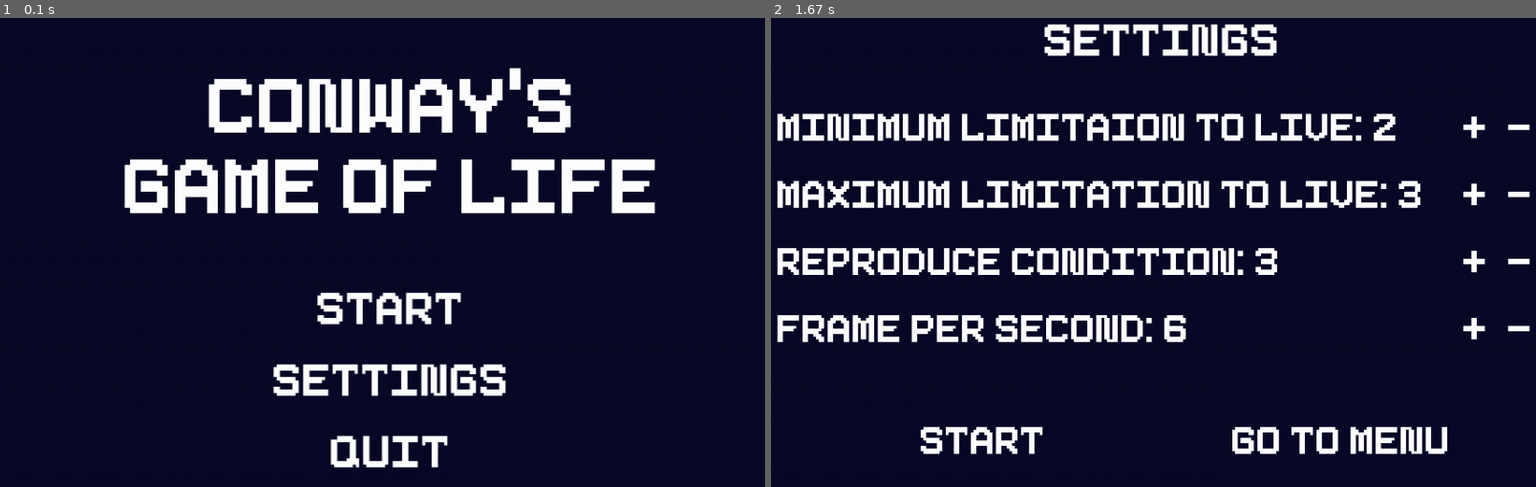
Above: before the commit, frames 1-2 (left to right).
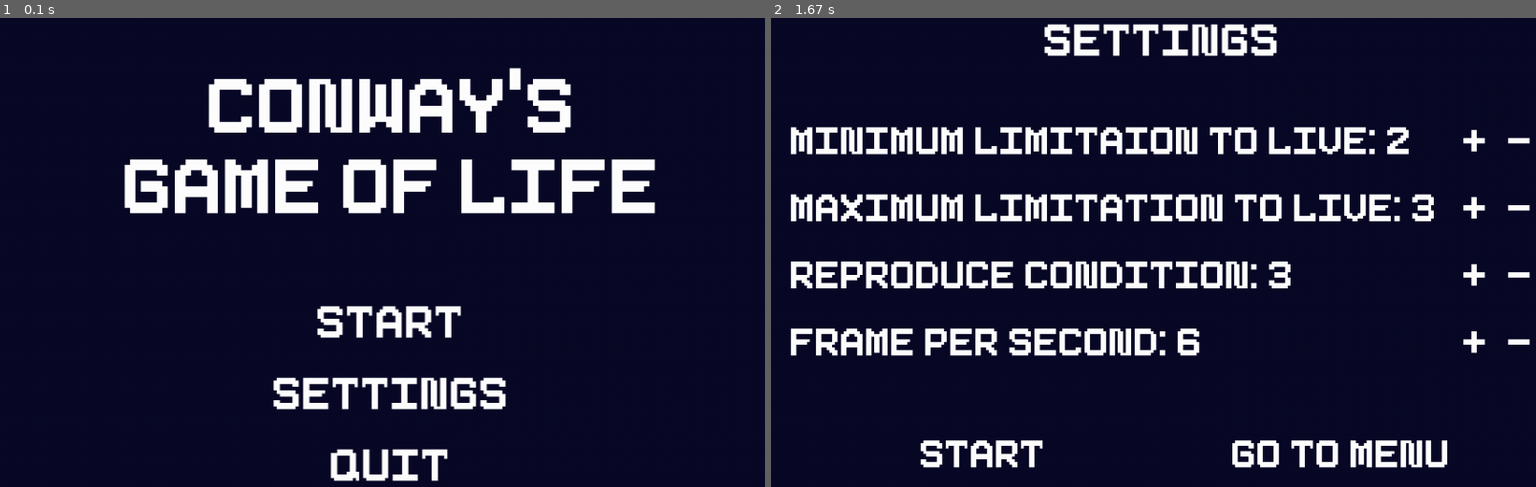
Above: after the commit, the same moments.

Repository: Almond0629/Conways-Game-of-Life
Game: pygame game, started from main.py
The game is run twice, just before and just after one commit, with the same random seed, the same clock (stepped at 60 frames per second) and the same inputs.
Inputs (mouse positions are in pixels of both pictures, inside the frame that each line leads up to):
- Up to frame 1 (0.1 s): no input
- Up to frame 2 (1.67 s): click (1245, 365) at 0.88 s; click (893, 374) at 1.22 s

The runs differ from the first frame. In frame 1, 3.2% of the frame differs, in the area x 35-67%, y 58-99%; in frame 2, 18%, in the area x 0-100%, y 20-96%.

Commit message:
updated GUI and settings

Diff:
--- a/button.py
+++ b/button.py
@@ -2,13 +2,16 @@
 from constant import *
 
 class Button:
-    def __init__(self, x, y, content: str, fontsize, color=col_background, align_left=False):
+    def __init__(self, x, y, content: str, fontsize, color=col_background, align_left=False, large=False):
         font = pygame.font.Font(fonttype, fontsize)
         self.fontsize = fontsize
         self.text_surface = font.render(content, True, (255, 255, 255))
         self.text_rect = self.text_surface.get_rect()
         self.w = self.text_surface.get_rect()[2]
         self.h = self.text_surface.get_rect()[3]
+        if large:
+            self.w += 30
+            self.h += 30
         self.x = x - self.w / 2
         self.y = y
         self.align_left = align_left
@@ -27,4 +30,4 @@
         return self.x <= pos[0] <= (self.x + self.w) and self.y <= pos[1] <= (self.y + self.h)
 
     def update(self, content):
-        self = self.__init__(self.x, self.y, content, self.fontsize, align_left=self.align_left)
+        self = self.__init__(self.x, self.y, content, self.fontsize, align_left=self.align_left, large=True)
--- a/main.py
+++ b/main.py
@@ -17,11 +17,11 @@
     running = True #暫停狀態，預設1=運行
     status = "main" #status: main(menu), run, settings，預設為起始畫面
     current_menu = MainMenu(display, surface, dimx, dimy, cellsize, col_background)
-    start_button = Button(cellsize * (dimx - 13), cellsize * dimy / 2 - 170, 'Start', 50, col_grid)
-    stop_button = Button(cellsize * (dimx - 13), cellsize * dimy / 2 - 70, 'Stop', 50, col_grid)
-    reset_button = Button(cellsize * (dimx - 13), cellsize * dimy / 2 + 30, 'Reset', 50, col_grid)
-    settings_button = Button(cellsize * (dimx - 13), cellsize * dimy / 2 + 130, 'Settings', 50, col_grid)
-    menu_button = Button(cellsize * (dimx - 13), cellsize * dimy / 2 + 230, 'Menu', 50, col_grid)
+    start_button = Button(cellsize * (dimx - 13), cellsize * dimy / 2 - 170, 'Start', 50, col_grid,large=True)
+    stop_button = Button(cellsize * (dimx - 13), cellsize * dimy / 2 - 70, 'Stop', 50, col_grid,large=True)
+    reset_button = Button(cellsize * (dimx - 13), cellsize * dimy / 2 + 30, 'Reset', 50, col_grid,large=True)
+    settings_button = Button(cellsize * (dimx - 13), cellsize * dimy / 2 + 130, 'Settings', 50, col_grid,large=True)
+    menu_button = Button(cellsize * (dimx - 13), cellsize * dimy / 2 + 230, 'Menu', 50, col_grid,large=True)
     title1 = Button(cellsize * (dimx - 13), cellsize * dimy / 2 - 270, 'Conway\'s', 40, col_grid)
     title2 = Button(cellsize * (dimx - 13), cellsize * dimy / 2 - 240, 'Game of Life', 40, col_grid)
 
@@ -53,7 +53,7 @@
                 return 0
         elif status == "run":
             for event in pygame.event.get():
-                # print(event.type)
+                print(event.type)
                 if event.type == pygame.QUIT:
                     pygame.quit()
                     return 0
--- a/menu.py
+++ b/menu.py
@@ -26,9 +26,9 @@
         self.fontsize = 70
         self.title1 = Button(self.x, self.y - 200, "Conway\'s", self.title_fontsize)
         self.title2 = Button(self.x, self.y - 100, "Game of Life", self.title_fontsize)
-        self.start_button = Button(self.x, self.y + 50, 'Start', self.fontsize)
-        self.settings_button = Button(self.x, self.y + 130, 'Settings', self.fontsize)
-        self.quit_button = Button(self.x, self.y + 210, 'Quit', self.fontsize)
+        self.start_button = Button(self.x, self.y + 50, 'Start', self.fontsize,large=True)
+        self.settings_button = Button(self.x, self.y + 130, 'Settings', self.fontsize,large=True)
+        self.quit_button = Button(self.x, self.y + 210, 'Quit', self.fontsize,large=True)
 
     def display_menu(self): # displaying the menu
         self.run_display = True
@@ -66,21 +66,21 @@
         self.x = self.w / 2
         self.y = self.h / 2
         self.fontsize = 60
-        self.min_num_alive_setbutton = Button(self.x, self.y-150, f'Minimum limitaion to live: {constant.min_num_alive}', self.fontsize, align_left=True)
-        self.max_num_alive_setbutton = Button(self.x, self.y-75, f'Maximum limitation to live: {constant.max_num_alive}', self.fontsize, align_left=True)
-        self.num_repro_setbutton = Button(self.x, self.y, f'Reproduce condition: {constant.num_repro}', self.fontsize, align_left=True)
-        self.framerate_setbutton = Button(self.x, self.y+75, f'frame per second: {constant.FPS}', self.fontsize, align_left=True)
-        self.goto_menu_button = Button(self.x+200, self.y+200, 'Go to menu', self.fontsize)
-        self.goto_run_button = Button(self.x-200, self.y+200, 'Start', self.fontsize)
+        self.min_num_alive_setbutton = Button(self.x, self.y-150, f'Minimum limitaion to live: {constant.min_num_alive}', self.fontsize, align_left=True,large=True)
+        self.max_num_alive_setbutton = Button(self.x, self.y-75, f'Maximum limitation to live: {constant.max_num_alive}', self.fontsize, align_left=True,large=True)
+        self.num_repro_setbutton = Button(self.x, self.y, f'Reproduce condition: {constant.num_repro}', self.fontsize, align_left=True,large=True)
+        self.framerate_setbutton = Button(self.x, self.y+75, f'frame per second: {constant.FPS}', self.fontsize, align_left=True,large=True)
+        self.goto_menu_button = Button(self.x+200, self.y+200, 'Go to menu', self.fontsize,large=True)
+        self.goto_run_button = Button(self.x-200, self.y+200, 'Start', self.fontsize,large=True)
         self.title = Button(self.x, self.y-250, 'Settings', self.fontsize+10)
-        self.max_up = Button(self.x+350, self.y-75, '+', self.fontsize)
-        self.max_down = Button(self.x+400, self.y-75, '-', self.fontsize)
-        self.min_up = Button(self.x+350, self.y-150, '+', self.fontsize)
-        self.min_down = Button(self.x+400, self.y-150, '-', self.fontsize)
-        self.rep_up = Button(self.x+350, self.y, '+', self.fontsize)
-        self.rep_down = Button(self.x+400, self.y, '-', self.fontsize)
-        self.fps_up = Button(self.x+350, self.y+75, '+', self.fontsize)
-        self.fps_down = Button(self.x+400, self.y+75, '-', self.fontsize)
+        self.max_up = Button(self.x+350, self.y-75, '+', self.fontsize,large=True)
+        self.max_down = Button(self.x+400, self.y-75, '-', self.fontsize,large=True)
+        self.min_up = Button(self.x+350, self.y-150, '+', self.fontsize,large=True)
+        self.min_down = Button(self.x+400, self.y-150, '-', self.fontsize,large=True)
+        self.rep_up = Button(self.x+350, self.y, '+', self.fontsize,large=True)
+        self.rep_down = Button(self.x+400, self.y, '-', self.fontsize,large=True)
+        self.fps_up = Button(self.x+350, self.y+75, '+', self.fontsize,large=True)
+        self.fps_down = Button(self.x+400, self.y+75, '-', self.fontsize,large=True)
 
     def display_menu(self): # displaying the menu
         self.run_display = True
@@ -101,10 +101,10 @@
                     if self.max_up.on(mouse_pos) and constant.max_num_alive < 8:
                         constant.max_num_alive += 1
                         self.max_num_alive_setbutton.update(f'Maximum limitation to live: {constant.max_num_alive}')
-                    if self.max_down.on(mouse_pos) and constant.max_num_alive > 0:
+                    if self.max_down.on(mouse_pos) and constant.max_num_alive > constant.min_num_alive:
                         constant.max_num_alive -= 1
                         self.max_num_alive_setbutton.update(f'Maximum limitation to live: {constant.max_num_alive}')
-                    if self.min_up.on(mouse_pos) and constant.min_num_alive < 8:
+                    if self.min_up.on(mouse_pos) and constant.min_num_alive < constant.max_num_alive:
                         constant.min_num_alive += 1
                         self.min_num_alive_setbutton.update(f'Minimum limitaion to live: {constant.min_num_alive}')
                     if self.min_down.on(mouse_pos) and constant.min_num_alive > 0:
--- a/modify.py
+++ b/modify.py
@@ -3,7 +3,7 @@
 from constant import *
 
 def mouse_on_grid(mouse_pos, dimx, dimy, cellsize):
-    return  (dimx - 20) * cellsize > mouse_pos[0] > 0 and dimy * cellsize > mouse_pos[1] > 0
+    return  (dimx - 27) * cellsize > mouse_pos[0] > 0 and dimy * cellsize > mouse_pos[1] > 0
 
 def modify(mouse_pos, cells, cellsize):
     cell_pos = (mouse_pos[1] // cellsize, mouse_pos[0] // cellsize)
Not shown, changed: README.md
